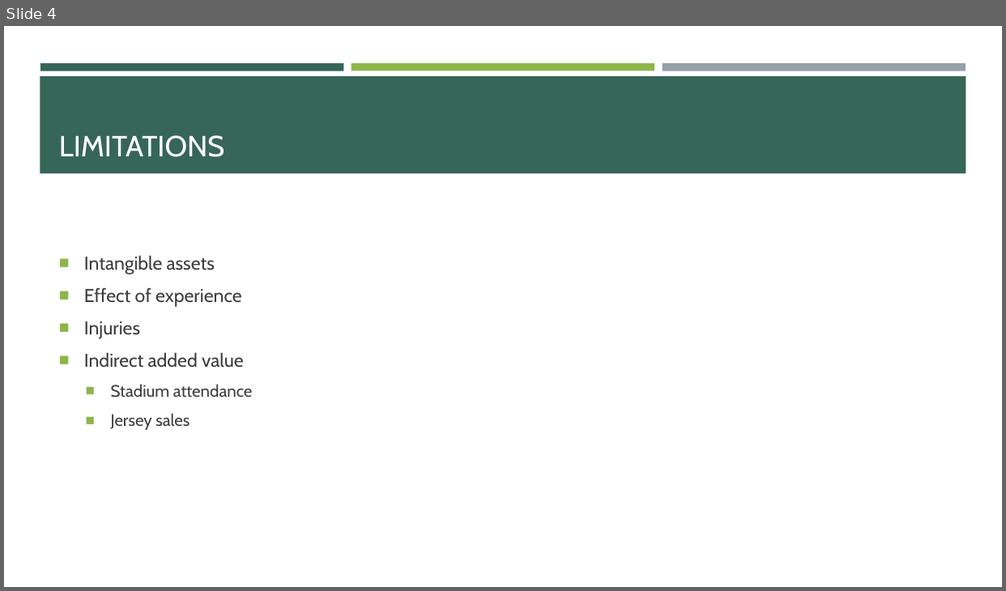
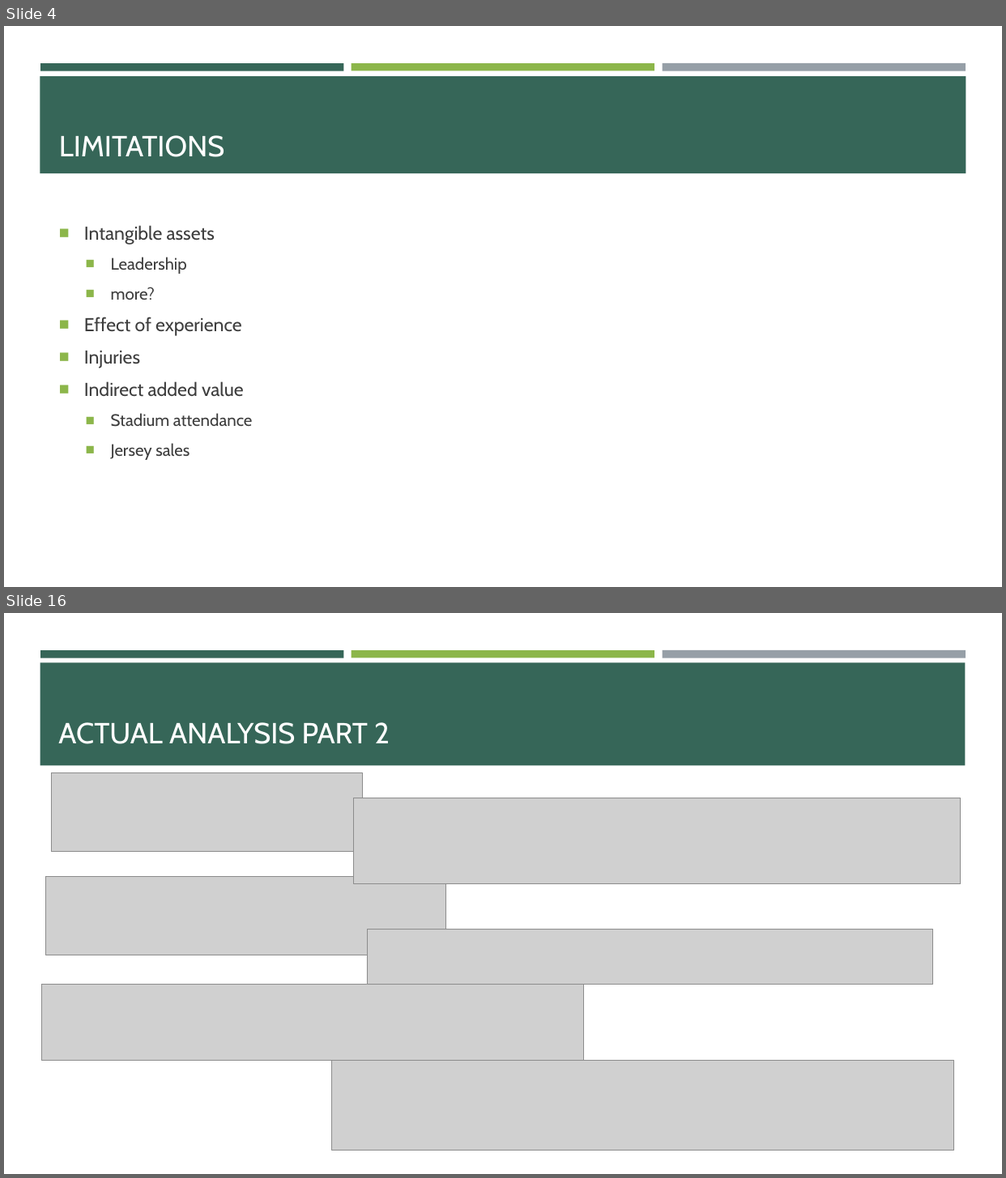
Before and after one commit to haverga/project_04, a slide deck: p4_slides.pptx. Shown one above the other, each under a label of ours: slide 4 before the commit, slides 4 and 16 after it; the slides between them are not shown. The pictures are 1006x591 and 1006x1178 pixels, drawn with LibreOffice and Linux fonts; fonts in the diff are those of the drawing; grey boxes stand for pictures. Boxes give left, top, right and bottom in pixels: in the first picture for what was removed or moved away, otherwise in the second. Text is boxed around its words. In the diff, an @@ line names an element or a change of style, - is before the commit and + after.

```diff
--- a/p4_slides.pptx
+++ b/p4_slides.pptx
@@ slide 16 added at (4, 613, 1002, 1174), background #FFFFFF; not listed: 3 template elements that a slide beside it also shows @@
@@ rectangle added at (40, 662, 965, 766), fill #366658 @@
@@ title added at (58, 722, 390, 744), 28 pt, text #FFFFFF @@
+ACTUAL ANALYSIS PART 2
@@ picture added at (51, 773, 363, 852) @@
@@ picture added at (354, 798, 961, 884) @@
@@ picture added at (45, 876, 445, 955) @@
@@ picture added at (367, 930, 933, 985) @@
@@ picture added at (41, 984, 583, 1061) @@
@@ picture added at (332, 1061, 954, 1151) @@
@@ slide 4 changed as well @@
@@ text at (111, 257, 187, 300): paragraphs added @@
+  ■ Leadership
+  ■ more?
```
Also in this commit, not shown: 23 other slides added, 1 other file.
